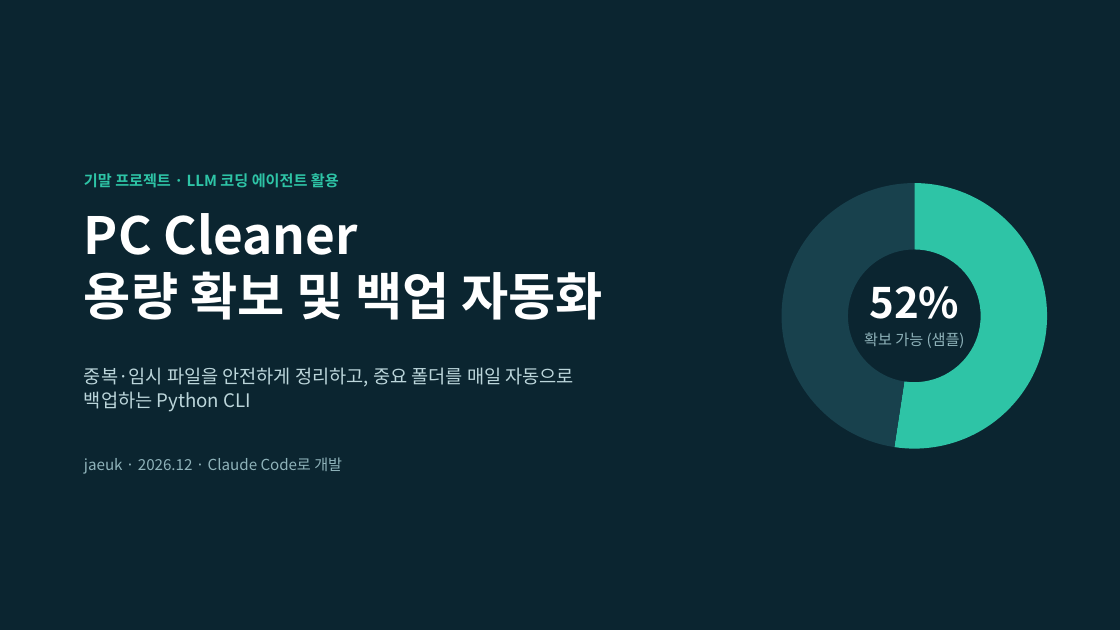
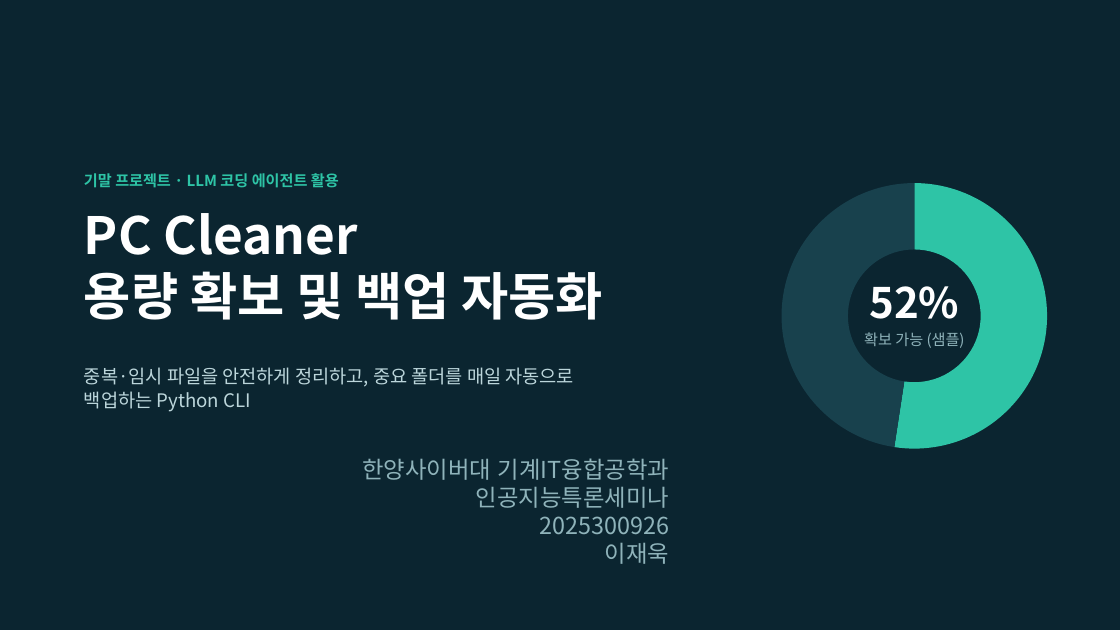
Before and after one commit to jaeuk412/pc-cleaner, a slide deck: slide 1 of docs/presentation.pptx. Drawn at 1120x630 pixels with LibreOffice and Linux fonts; fonts in the diff are those of the drawing. Boxes give left, top, right and bottom in pixels: in the first picture for what was removed or moved away, otherwise in the second. Text is boxed around its words. In the diff, an @@ line names an element or a change of style, - is before the commit and + after.

Commit message:
ppt 작성

```diff
--- a/docs/presentation.pptx
+++ b/docs/presentation.pptx
@@ text at (x1=362, y1=458, x2=670, y2=564): text changed; size 13 to 20 pt @@
-jaeuk · 2026.12 · Claude Code로 개발
+한양사이버대 기계IT융합공학과
+인공지능특론세미나
+2025300926
+이재욱
```
